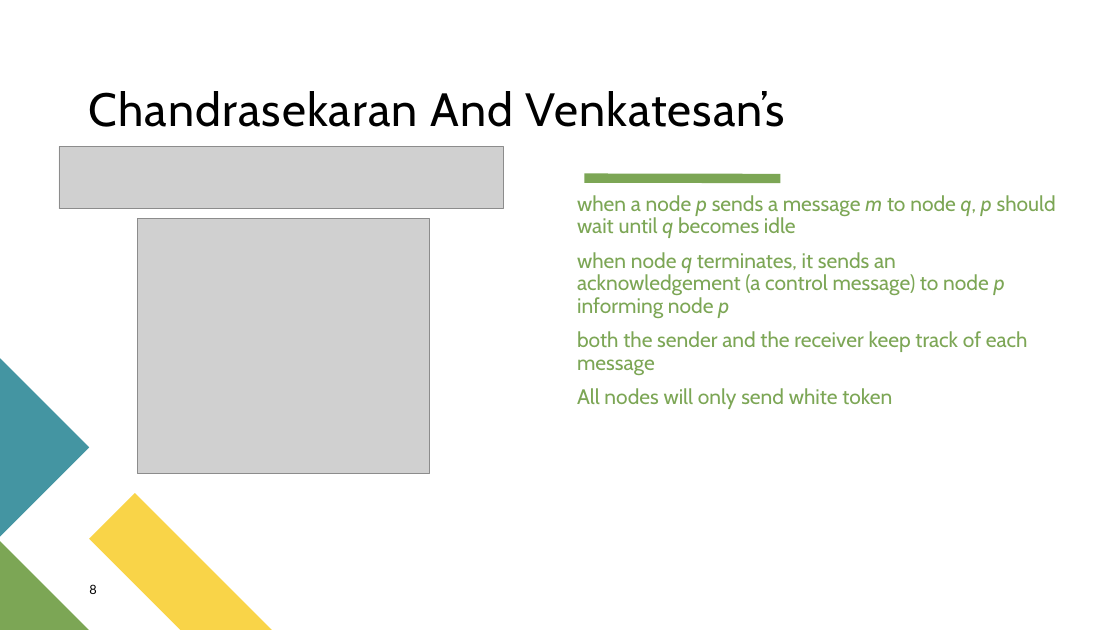
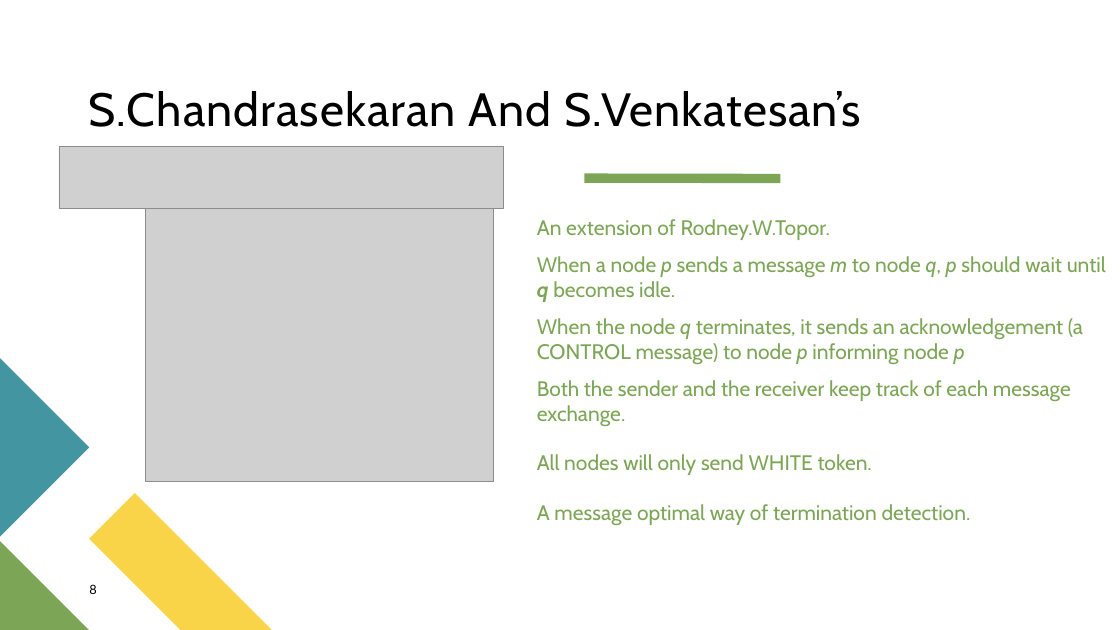
Before and after one commit to adisarip/DS_Project, a slide deck: slide 8 of presentation/Presentation.pptx. Drawn at 1120x630 pixels with LibreOffice and Linux fonts; fonts in the diff are those of the drawing; grey boxes stand for pictures. Boxes give left, top, right and bottom in pixels: in the first picture for what was removed or moved away, otherwise in the second. Text is boxed around its words. In the diff, an @@ line names an element or a change of style, - is before the commit and + after.

```diff
--- a/presentation/Presentation.pptx
+++ b/presentation/Presentation.pptx
@@ title at (89, 91, 860, 127): text changed @@
-Chandrasekaran And Venkatesan’s
+S.Chandrasekaran And S.Venkatesan’s
@@ picture: place and size @@
-picture at (137, 218, 429, 474)
+picture at (145, 177, 494, 481)
@@ text at (537, 219, 1106, 525): text changed @@
-when a node p sends a message m to node q, p should wait until q becomes idle
-when node q terminates, it sends an acknowledgement (a control message) to node p informing node p
-both the sender and the receiver keep track of each message
-All nodes will only send white token
+An extension of Rodney.W.Topor.
+When a node p sends a message m to node q, p should wait until q becomes idle.
+When the node q terminates, it sends an acknowledgement (a CONTROL message) to node p informing node p
+Both the sender and the receiver keep track of each message exchange.
+All nodes will only send WHITE token.
+A message optimal way of termination detection.
```
Also in this commit, not shown: 9 other slides changed.
